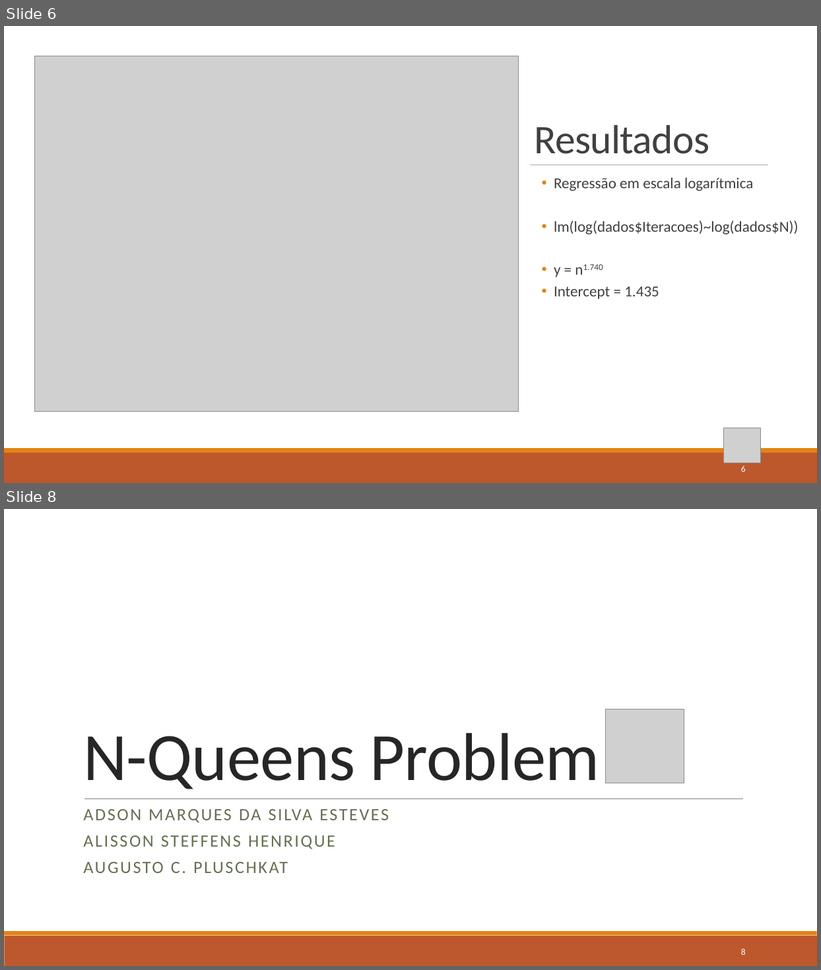
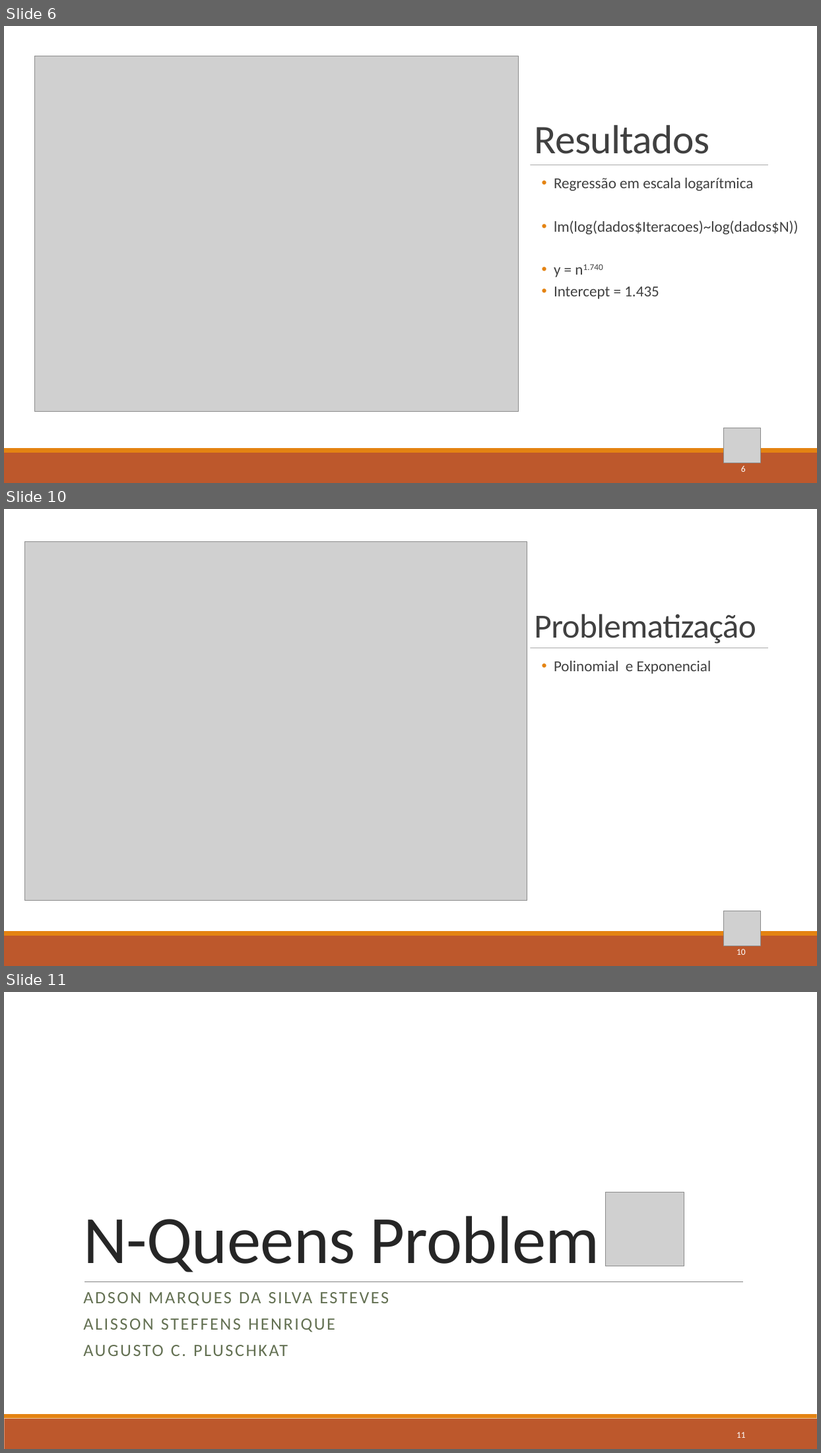
Before and after one commit to BeholderDEV/discretequeensproblem, a slide deck: N-Queens Problem Complexidade.pptx. Shown one above the other, each under a label of ours: slides 6 and 8 before the commit, slides 6, 10 and 11 after it; the slides between them are not shown. The pictures are 821x970 and 821x1453 pixels, drawn with LibreOffice and Linux fonts; fonts in the diff are those of the drawing; grey boxes stand for pictures. Boxes give left, top, right and bottom in pixels: in the first picture for what was removed or moved away, otherwise in the second. Text is boxed around its words. In the diff, an @@ line names an element or a change of style, - is before the commit and + after.

```diff
--- a/N-Queens Problem Complexidade.pptx
+++ b/N-Queens Problem Complexidade.pptx
@@ slide 10 added at [4, 509, 817, 966], background #FFFFFF @@
@@ rectangle added at [4, 509, 817, 931], fill #FFFFFF @@
@@ picture added at [24, 542, 527, 901] @@
@@ title added at [534, 614, 756, 644], 40 pt, text #404040 @@
+Problematização
@@ line added from (531, 648) to (768, 648), #808080 0.5 pt @@
@@ text added at [554, 661, 712, 674], 18 pt, text #404040 @@
+  • Polinomial e Exponencial
@@ picture added at [725, 912, 762, 947] @@
@@ rectangle added at [4, 936, 817, 966], fill #BD582C @@
@@ rectangle added at [4, 931, 817, 936], fill #E48312 @@
@@ page number added at [737, 949, 746, 955], 10.5 pt, text #FFFFFF @@
+10
@@ what was slide 8 is now slide 11 @@
@@ page number at [737, 1432, 746, 1438]: text changed @@
-8
+11
```
Also in this commit, not shown: 4 slides changed, 2 other slides added, 5 other files.
